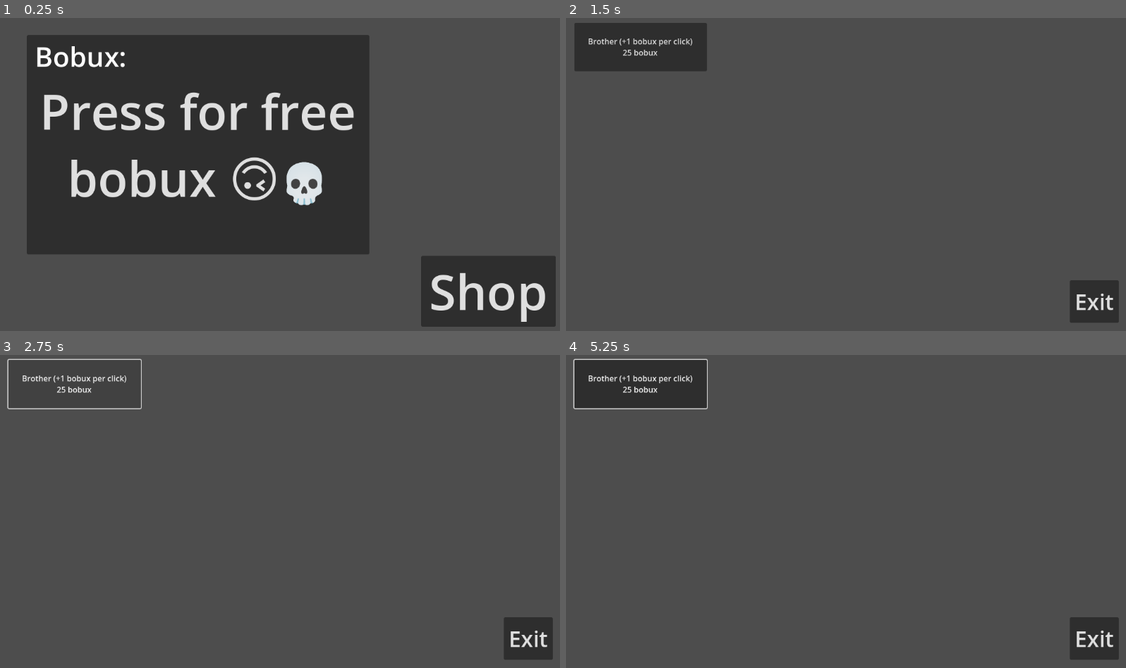
Above: before the commit, frames 1-4 (two rows, left to right).
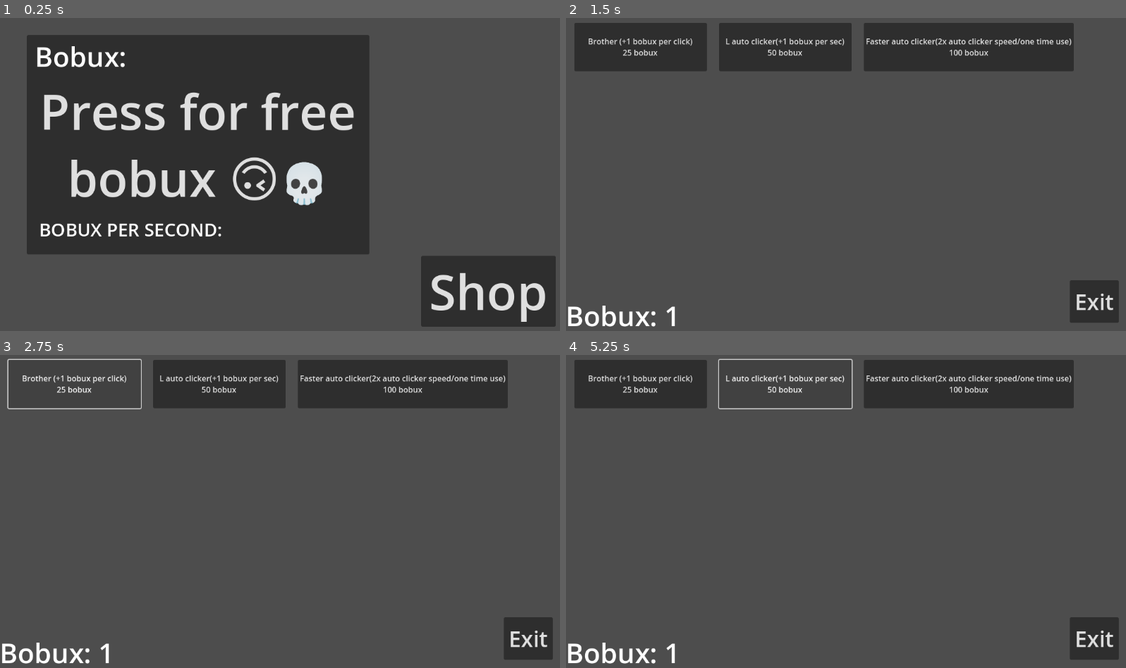
Above: after the commit, the same moments.

Repository: melong-glide/clicker
Game: Godot game, scene res://main.tscn
Same seed, same stepped clock (60 frames per second), same inputs: the game is played once before the commit and once after it.
Inputs (mouse positions are in pixels of both pictures, inside the frame that each line leads up to):
- Up to frame 1 (0.25 s): no input
- Up to frame 2 (1.5 s): click "Press for free bobux 🙃💀" at 0.5 s; click "Shop" at 1.25 s
- Up to frame 3 (2.75 s): click "Brother (+1 bobux per click) …" at 2 s
- Up to frame 4 (5.25 s): click (784, 383) at 2.75 s, where only the run after the commit has a clickable "L auto clicker(+1 bobux per s…"; click (969, 383) at 3.5 s, where only the run after the commit has a clickable "Faster auto clicker(2x auto c…"; click "Brother (+1 bobux per click) …" at 4.25 s; click (784, 383) at 5 s, where only the run after the commit has a clickable "L auto clicker(+1 bobux per s…"

The runs differ from the first frame. In frame 1, 0.7% of the frame differs, in the area x 7-40%, y 65-70%; in frame 2, 9.5%, in the area x 0-91%, y 1-99%; in frame 3, 9.5%; in frame 4, 6.9%.

Commit message:
upgraded shop

Diff:
--- a/game.tscn
+++ b/game.tscn
@@ -26,3 +26,14 @@
 offset_bottom = 632.0
 theme_override_font_sizes/font_size = 100
 text = "Shop"
+
+[node name="Timer" type="Timer" parent="."]
+autostart = true
+
+[node name="licks per second" type="Label" parent="."]
+offset_left = 80.0
+offset_top = 407.0
+offset_right = 464.0
+offset_bottom = 466.0
+theme_override_font_sizes/font_size = 37
+text = "BOBUX PER SECOND: "
--- a/main.gd
+++ b/main.gd
@@ -2,6 +2,10 @@
 
 var clicks = 0
 var click_power = 1
+var brother_price = 25
+var auto_clicker_power = 0
+var auto_clicker_price = 50
+var faster_auto_price = 100
 # Called when the node enters the scene tree for the first time.
 func _ready():
 	pass # Replace with function body.
@@ -18,6 +22,7 @@
 	$shop.visible = true
 
 
+
 func _on_exit_button_pressed():
 	$game.visible = true
 	$shop.visible = false
@@ -26,7 +31,43 @@
 	print("You got scammed kid XD")
 	self.clicks += click_power
 	$game/Label.text = "Bobux: " + str(clicks)
+	$shop/Label.text = "Bobux: " + str(clicks)
 
 
 func _brother_button_pressed():
-	self.click_power += 1
+	if self.brother_price <= self.clicks:
+		self.click_power += 1
+		self.clicks -= self.brother_price
+		self.brother_price = floor(1.25 * self.brother_price)
+		$game/Label.text = "Bobux: " + str(self.clicks)
+		$shop/Label.text = "Bobux: " + str(self.clicks)
+		$"shop/brother button".text = " Brother (+1 bobux per click) \n" + str(self.brother_price) + " bobux"
+
+
+func _auto_clicker_pressed():
+	if self.auto_clicker_price <= self.clicks:
+		self.clicks -= self.auto_clicker_price
+		self.auto_clicker_price = floor(1.25 * auto_clicker_price)
+		self.auto_clicker_power += 1
+		$game/Label.text = "Bobux: " + str(self.clicks)
+		$shop/Label.text = "Bobux: " + str(self.clicks)
+		$"game/licks per second".text = "BOBUX PER SECOND: " + str(auto_clicker_power)
+		$"shop/auto_clicker".text = " L auto clicker (+1 bobux per sec) \n" + str(self.auto_clicker_price) + " bobux"
+
+
+
+func _on_timer_timeout():
+	clicks += auto_clicker_power
+	$game/Label.text = "Bobux: " + str(self.clicks)
+	$shop/Label.text = "Bobux: " + str(self.clicks)
+
+
+func _on_faster_auto_clicker_pressed():
+	if self.faster_auto_price <= self.clicks:
+		$game/Timer.wait_time = 0.5
+		self.clicks -= self.faster_auto_price
+		self.faster_auto_price = floor(1.25 * self.faster_auto_price)
+		$game/Label.text = "Bobux: " + str(self.clicks)
+		$shop/Label.text = "Bobux: " + str(self.clicks)
+		$"shop/faster auto clicker".text = "Faster auto clicker\n" + "USED"
+		$"shop/faster auto clicker".disabled = true
--- a/main.tscn
+++ b/main.tscn
@@ -14,8 +14,11 @@
 
 [connection signal="pressed" from="game/Button" to="." method="_on_main_button_pressed"]
 [connection signal="pressed" from="game/shop button" to="." method="_on_shop_button_pressed"]
+[connection signal="timeout" from="game/Timer" to="." method="_on_timer_timeout"]
 [connection signal="pressed" from="shop/brother button" to="." method="_brother_button_pressed"]
 [connection signal="pressed" from="shop/exit button" to="." method="_on_exit_button_pressed"]
+[connection signal="pressed" from="shop/auto_clicker" to="." method="_auto_clicker_pressed"]
+[connection signal="pressed" from="shop/faster auto clicker" to="." method="_on_faster_auto_clicker_pressed"]
 
 [editable path="game"]
 [editable path="shop"]
--- a/shop.tscn
+++ b/shop.tscn
@@ -18,3 +18,29 @@
 offset_bottom = 624.0
 theme_override_font_sizes/font_size = 45
 text = "Exit"
+
+[node name="Label" type="Label" parent="."]
+offset_left = -1.0
+offset_top = 571.0
+offset_right = 202.0
+offset_bottom = 648.0
+theme_override_font_sizes/font_size = 56
+text = "Bobux: "
+
+[node name="auto_clicker" type="Button" parent="."]
+offset_left = 313.0
+offset_top = 10.0
+offset_right = 584.0
+offset_bottom = 109.0
+text = "L auto clicker(+1 bobux per sec)
+50 bobux
+"
+
+[node name="faster auto clicker" type="Button" parent="."]
+offset_left = 609.0
+offset_top = 10.0
+offset_right = 880.0
+offset_bottom = 109.0
+text = "Faster auto clicker(2x auto clicker speed/one time use)
+100 bobux
+"
